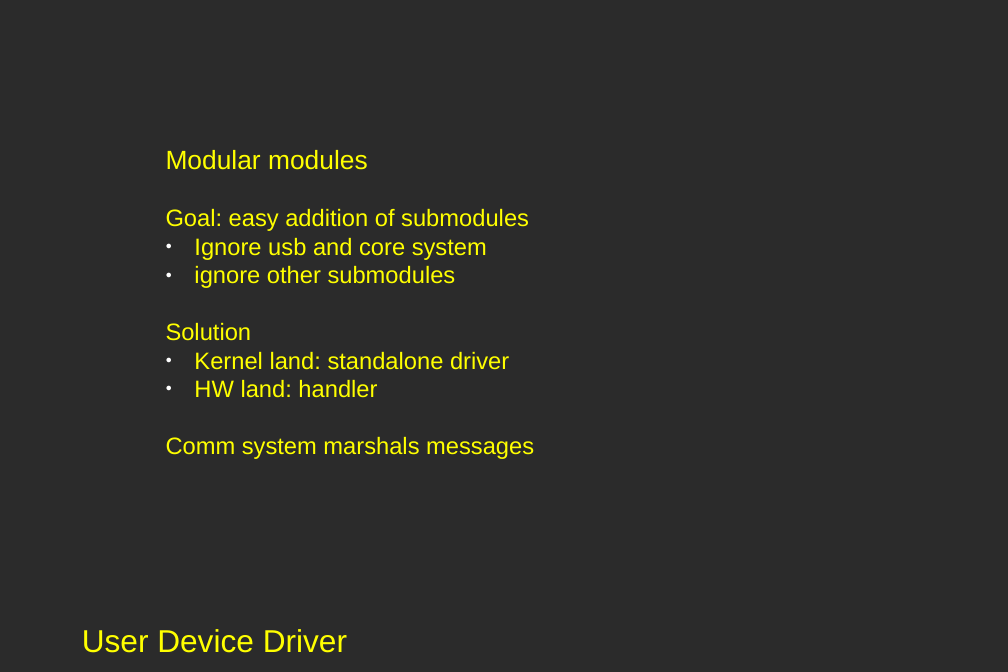
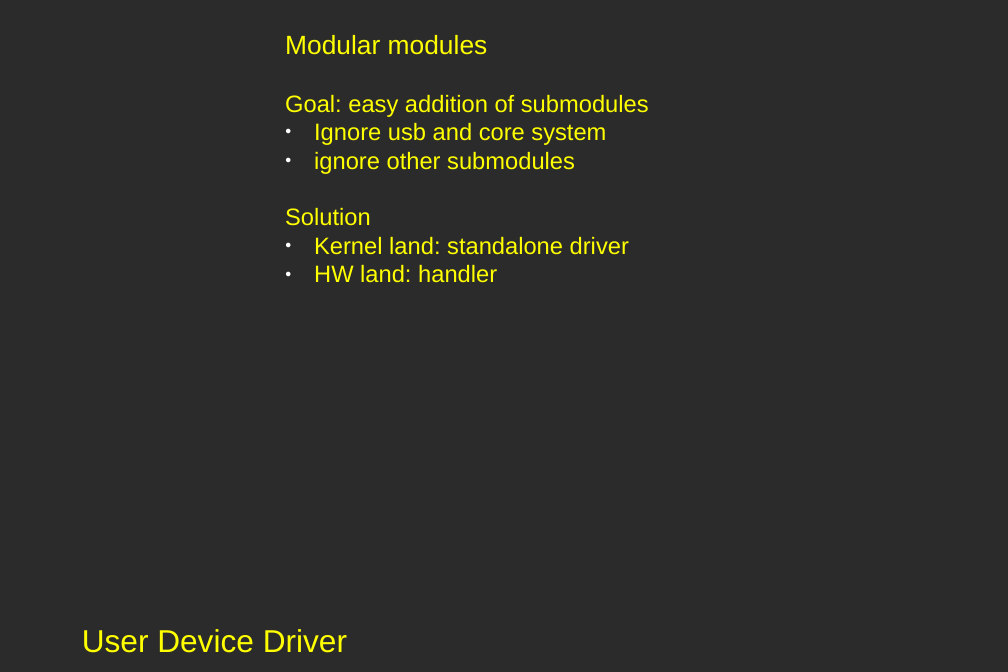
Before and after one commit to andrewsw/expose-teensy, a slide deck: slide 5 of Proj_2_Pres.odp. Drawn at 1008x672 pixels with LibreOffice and Linux fonts; fonts in the diff are those of the drawing; background and template pictures are left out; a plain dark background stands for a picture behind light text. Boxes give left, top, right and bottom in pixels: in the first picture for what was removed or moved away, otherwise in the second. Text is boxed around its words. In the diff, an @@ line names an element or a change of style, - is before the commit and + after.

```diff
--- a/Proj_2_Pres.odp
+++ b/Proj_2_Pres.odp
@@ text "Modular modules": place and size @@
-text "Modular modules" at [166, 150, 534, 459]
+text "Modular modules" at [285, 35, 649, 283]
@@ text at [166, 437, 534, 459]: paragraph removed @@
-Comm system marshals messages
```
Also in this commit, not shown: 1 other slide changed, 2 slides added.
